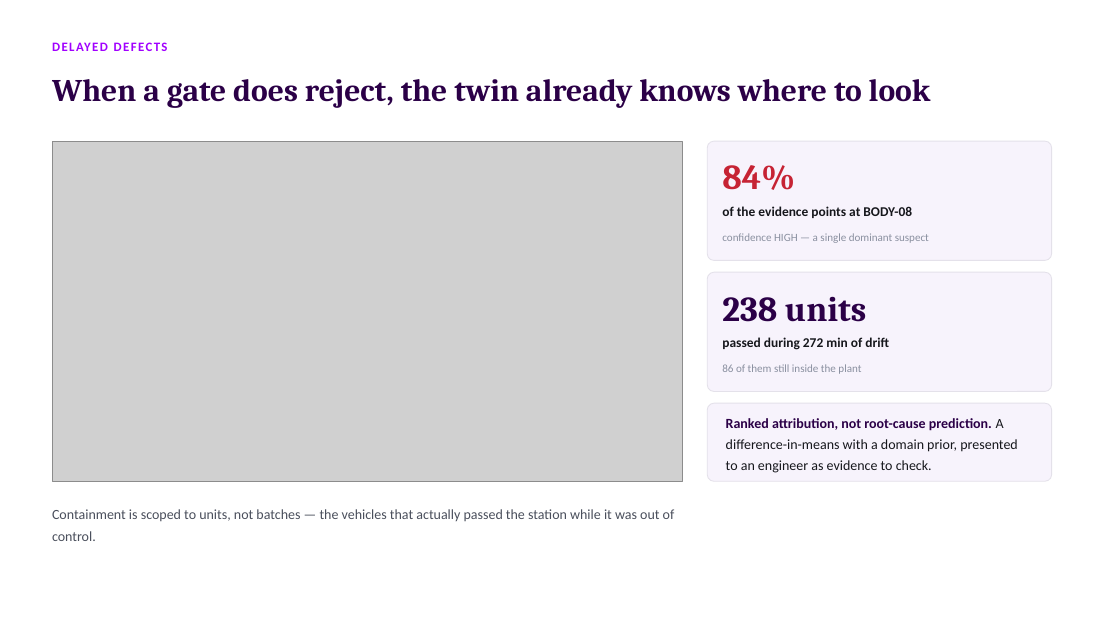
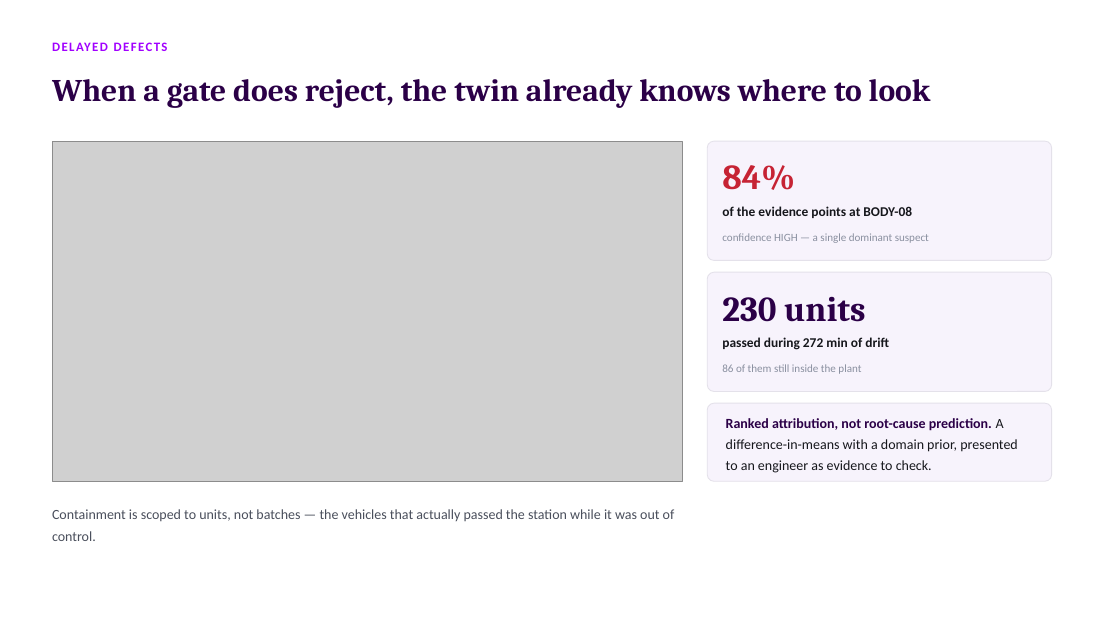
Before and after one commit to avinas29/smartfactory-twin, a slide deck: slide 7 of docs/SmartFactory-Twin-Business-Proposal.pptx. Drawn at 1120x630 pixels with LibreOffice and Linux fonts; fonts in the diff are those of the drawing; grey boxes stand for pictures. Boxes give left, top, right and bottom in pixels: in the first picture for what was removed or moved away, otherwise in the second. Text is boxed around its words. In the diff, an @@ line names an element or a change of style, - is before the commit and + after.

```diff
--- a/docs/SmartFactory-Twin-Business-Proposal.pptx
+++ b/docs/SmartFactory-Twin-Business-Proposal.pptx
@@ text at bbox=[722, 296, 866, 322]: text changed @@
-238 units
+230 units
```
Also in this commit, not shown: 1 other slide changed, 11 other files.
